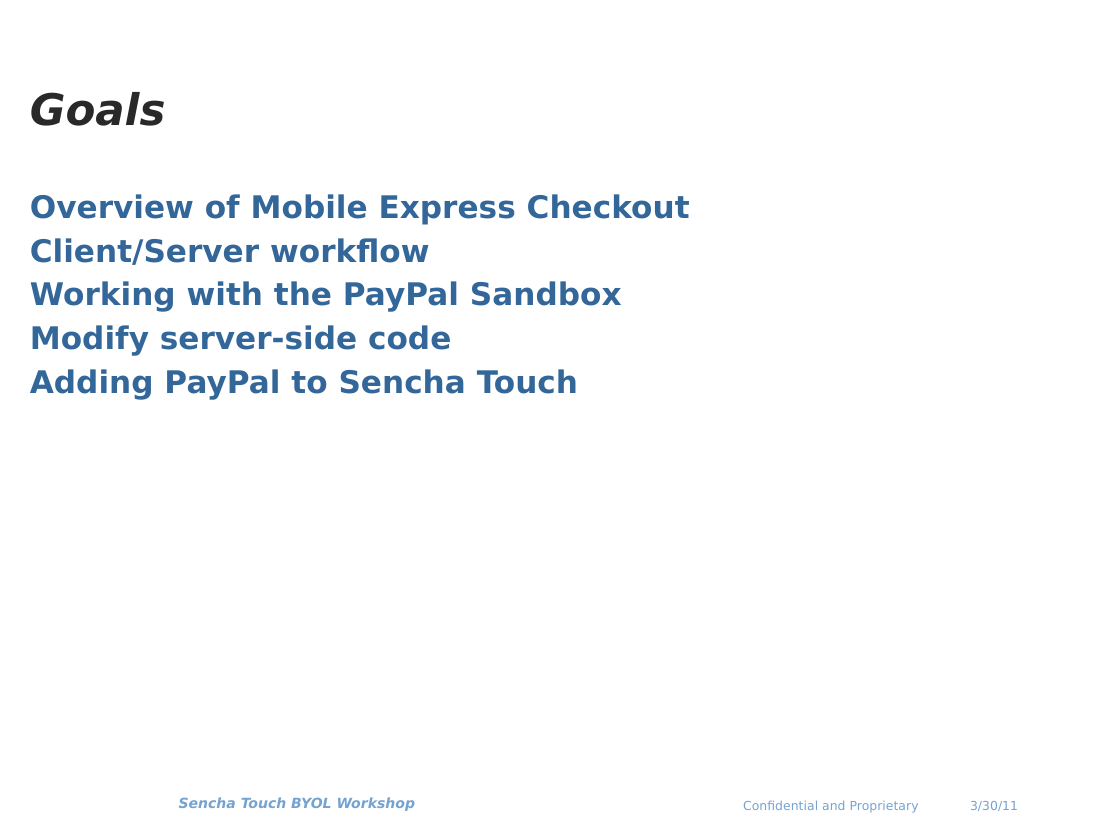
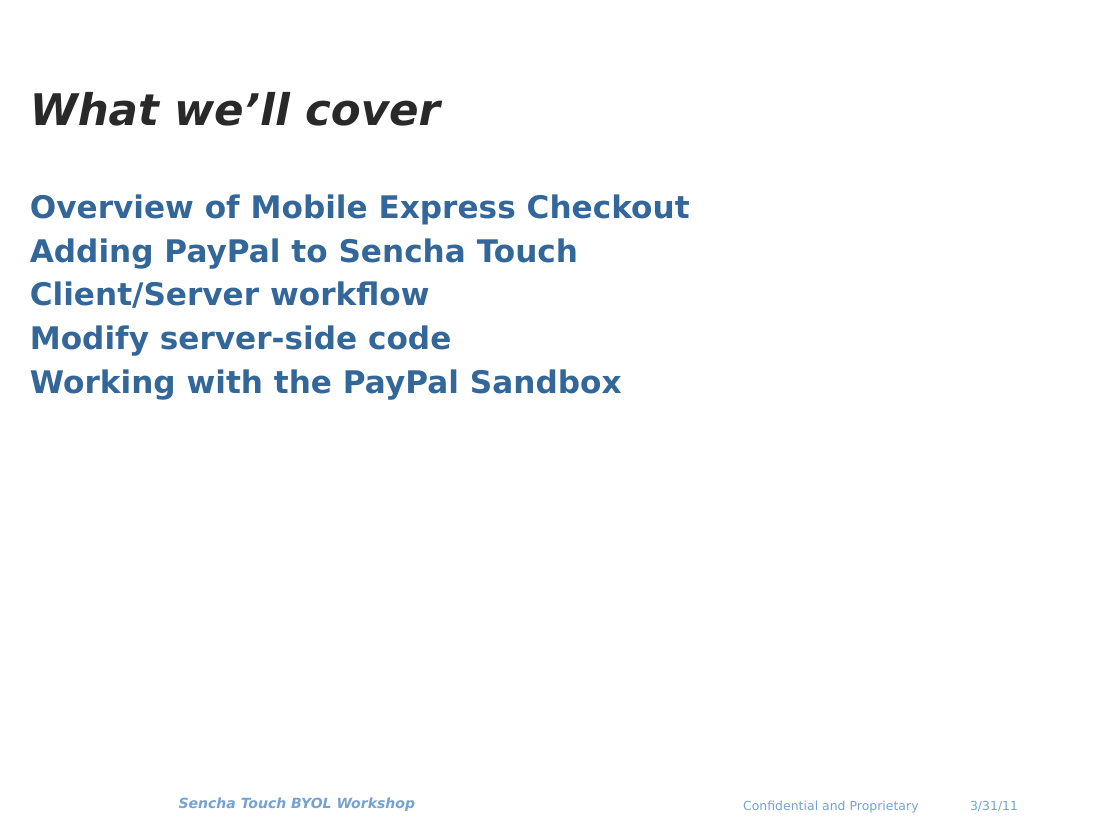
Before and after one commit to paypal/tech-talks, a slide deck: slide 2 of Sencha-Workshop-March2011/SenchaBYOL-PayPal.pptx. Drawn at 1120x840 pixels with LibreOffice and Linux fonts; fonts in the diff are those of the drawing; background and template pictures are left out. Boxes give left, top, right and bottom in pixels: in the first picture for what was removed or moved away, otherwise in the second. Text is boxed around its words. In the diff, an @@ line names an element or a change of style, - is before the commit and + after.

```diff
--- a/Sencha-Workshop-March2011/SenchaBYOL-PayPal.pptx
+++ b/Sencha-Workshop-March2011/SenchaBYOL-PayPal.pptx
@@ title at [30, 92, 440, 126]: text changed @@
-Goals
+What we’ll cover
@@ text at [30, 238, 578, 268]: paragraph added @@
+Adding PayPal to Sencha Touch
@@ text at [30, 325, 578, 399]: paragraphs removed @@
-Modify server-side code
-Adding PayPal to Sencha Touch
@@ text at [970, 801, 1018, 811]: text changed @@
-3/30/11
+3/31/11
```
Also in this commit, not shown: 9 other slides changed, 3 slides added.
